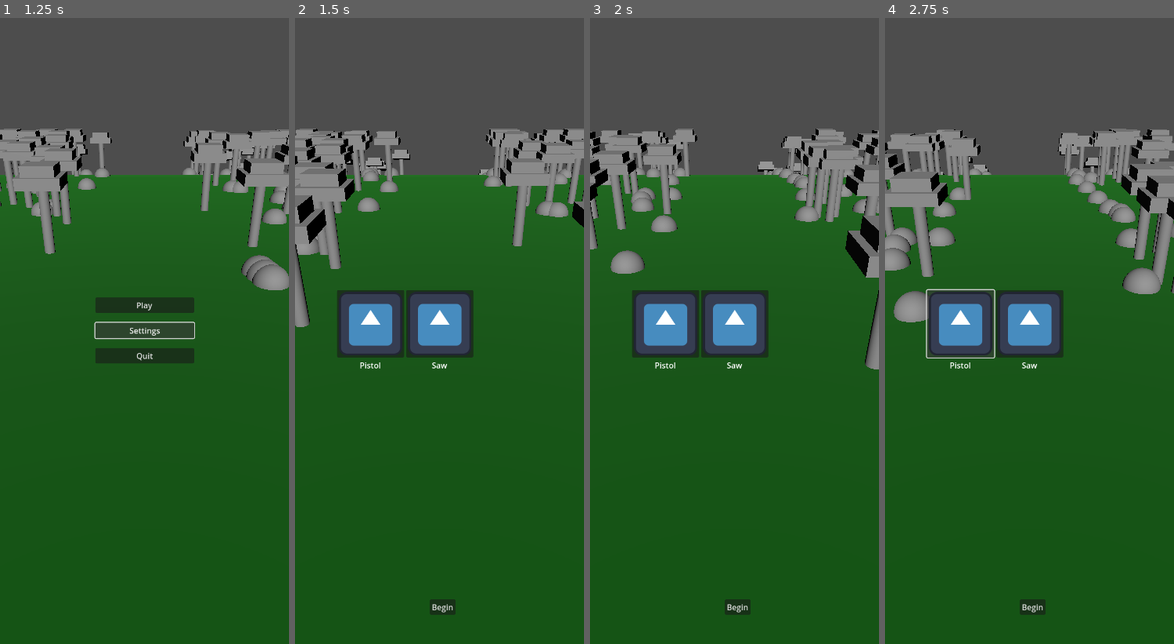
Above: before the commit, frames 1-4 (left to right).
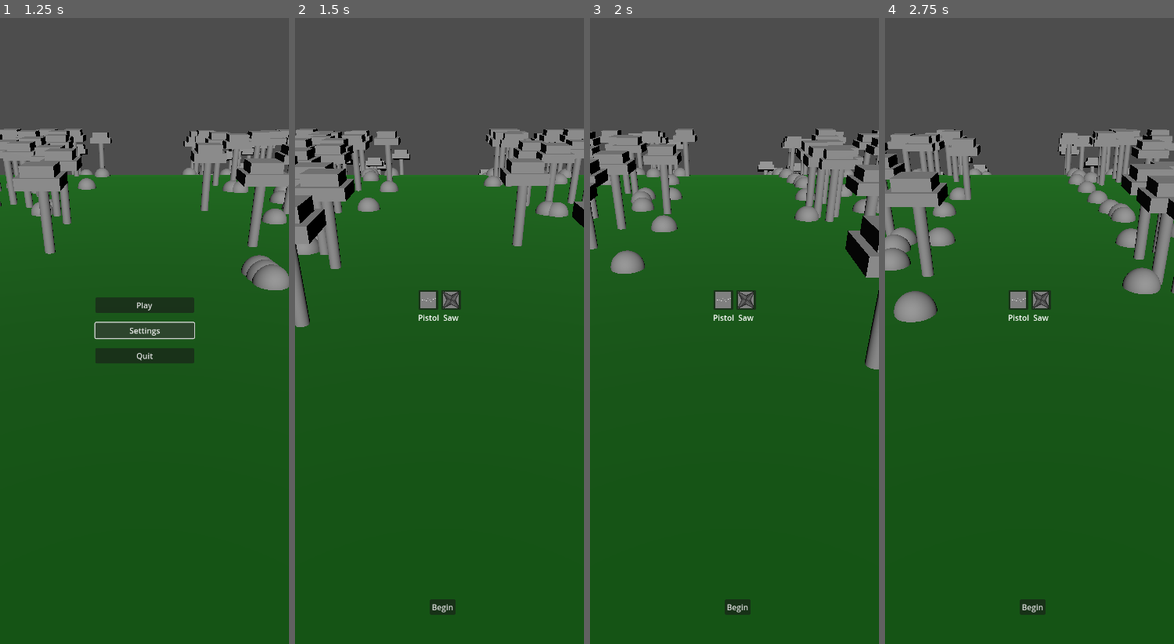
Above: after the commit, the same moments.

Repository: danbolleboom/GodotMobileGame
Game: Godot game, scene res://Scenes/world.tscn
The game is run twice, just before and just after one commit, with the same random seed, the same clock (stepped at 60 frames per second) and the same inputs. The engine's default icon, where the game draws it, is replaced by a stand-in: a white triangle on a blue panel in a dark square.
Inputs (mouse positions are in pixels of both pictures, inside the frame that each line leads up to):
- Up to frame 1 (1.25 s): click "Settings" at 0.5 s
- Up to frame 2 (1.5 s): click "Play" at 1.25 s
- Up to frame 3 (2 s): no input
- Up to frame 4 (2.75 s): click (960, 324) at 2.02 s

Frame 1 is identical in both runs. In frame 2, 5.0% of the frame differs, in the area x 14-62%, y 43-57%; in frame 3, 5.0%; in frame 4, 5.0%.

Commit message:
Start on multiple attack selection

Diff:
--- a/Scenes/PlayerAttacks/attack_saw.tscn
+++ b/Scenes/PlayerAttacks/attack_saw.tscn
@@ -1,7 +1,8 @@
-[gd_scene load_steps=3 format=3 uid="uid://bru6ypwq6100l"]
+[gd_scene load_steps=4 format=3 uid="uid://bru6ypwq6100l"]
 
 [ext_resource type="PackedScene" uid="uid://det6gdmhaeelx" path="res://Scenes/PlayerAttacks/basic_attack.tscn" id="1_ace5x"]
 [ext_resource type="PackedScene" uid="uid://b1uq22gqmefgi" path="res://Scenes/PlayerProjectiles/projectile_saw.tscn" id="2_vntjo"]
+[ext_resource type="Texture2D" uid="uid://janddwk7ro" path="res://Images/ability_Boomerang.png" id="3_0hg2k"]
 
 [node name="AttackSaw" instance=ExtResource("1_ace5x")]
 startCooldown = 1.0
@@ -10,3 +11,4 @@
 [node name="AttackData" parent="." index="0"]
 attackName = "Saw"
 attackDescription = "Shoots piercing saw blades"
+sprite = ExtResource("3_0hg2k")
--- a/Scenes/PlayerAttacks/basic_attack.tscn
+++ b/Scenes/PlayerAttacks/basic_attack.tscn
@@ -1,8 +1,9 @@
-[gd_scene load_steps=4 format=3 uid="uid://det6gdmhaeelx"]
+[gd_scene load_steps=5 format=3 uid="uid://det6gdmhaeelx"]
 
 [ext_resource type="Script" uid="uid://1cu5bi8y6av6" path="res://Scripts/attack_controller.gd" id="1_6oduf"]
 [ext_resource type="PackedScene" uid="uid://c5ueclcie2is4" path="res://Scenes/PlayerProjectiles/projectile.tscn" id="2_8tbbm"]
 [ext_resource type="Script" uid="uid://s08txm54fkuk" path="res://Scripts/PlayerAttacks/player_attack_data.gd" id="3_8tbbm"]
+[ext_resource type="Texture2D" uid="uid://lorlxecw77bt" path="res://Images/ability_Minigun.png" id="4_t62br"]
 
 [node name="BasicAttack" type="Node3D"]
 script = ExtResource("1_6oduf")
@@ -13,3 +14,4 @@
 script = ExtResource("3_8tbbm")
 attackName = "Pistol"
 attackDescription = "Shoots weak projectiles"
+sprite = ExtResource("4_t62br")
--- a/Scenes/UI/attack_button.tscn
+++ b/Scenes/UI/attack_button.tscn
@@ -1,7 +1,7 @@
 [gd_scene load_steps=3 format=3 uid="uid://02yu3ceg1413"]
 
 [ext_resource type="Script" uid="uid://dnye4x74jp1kp" path="res://Scripts/UI/attack_button.gd" id="1_pxwcf"]
-[ext_resource type="Texture2D" uid="uid://nq4fr5v5s2fy" path="res://icon.svg" id="2_4nyev"]
+[ext_resource type="Texture2D" uid="uid://bfftuj6dfqlve" path="res://Images/ability_Shotgun.png" id="2_4nyev"]
 
 [node name="AttackButton" type="VBoxContainer"]
 offset_right = 136.0
@@ -11,7 +11,7 @@
 
 [node name="Button" type="Button" parent="."]
 layout_mode = 2
-size_flags_vertical = 3
+size_flags_horizontal = 4
 icon = ExtResource("2_4nyev")
 
 [node name="NameText" type="Label" parent="."]
--- /dev/null
+++ b/Scenes/UI/main_menu.tscn
@@ -0,0 +1,39 @@
+[gd_scene load_steps=2 format=3 uid="uid://ccc8b2c7qf8uc"]
+
+[ext_resource type="Script" uid="uid://ck70o60e7cvpw" path="res://Scripts/UI/ui_manager.gd" id="1_nphyr"]
+
+[node name="MainMenu" type="Control"]
+layout_mode = 3
+anchors_preset = 15
+anchor_right = 1.0
+anchor_bottom = 1.0
+grow_horizontal = 2
+grow_vertical = 2
+script = ExtResource("1_nphyr")
+
+[node name="Buttons" type="VBoxContainer" parent="."]
+layout_mode = 1
+anchors_preset = 8
+anchor_left = 0.5
+anchor_top = 0.5
+anchor_right = 0.5
+anchor_bottom = 0.5
+offset_left = -100.0
+offset_top = -66.5
+offset_right = 100.0
+offset_bottom = 66.5
+grow_horizontal = 2
+grow_vertical = 2
+theme_override_constants/separation = 20
+
+[node name="Play" type="Button" parent="Buttons"]
+layout_mode = 2
+text = "Play"
+
+[node name="Settings" type="Button" parent="Buttons"]
+layout_mode = 2
+text = "Settings"
+
+[node name="Quit" type="Button" parent="Buttons"]
+layout_mode = 2
+text = "Quit"
--- a/Scenes/UI/ui_manager.tscn
+++ b/Scenes/UI/ui_manager.tscn
@@ -1,9 +1,10 @@
-[gd_scene load_steps=10 format=3 uid="uid://cn4bf5orw4u3"]
+[gd_scene load_steps=11 format=3 uid="uid://cn4bf5orw4u3"]
 
 [ext_resource type="Script" uid="uid://ck70o60e7cvpw" path="res://Scripts/UI/ui_manager.gd" id="1_x5yhv"]
 [ext_resource type="Script" uid="uid://bce6bd5bd3xmj" path="res://Scripts/UI/game_ui.gd" id="2_huwks"]
 [ext_resource type="Script" uid="uid://du7qimrr3ndp2" path="res://Scripts/UI/attack_select_ui.gd" id="3_1bij0"]
 [ext_resource type="PackedScene" uid="uid://02yu3ceg1413" path="res://Scenes/UI/attack_button.tscn" id="4_88ycu"]
+[ext_resource type="Texture2D" uid="uid://bfftuj6dfqlve" path="res://Images/ability_Shotgun.png" id="5_04kky"]
 
 [sub_resource type="StyleBoxFlat" id="StyleBoxFlat_huwks"]
 bg_color = Color(0, 0, 0, 1)
@@ -151,7 +152,7 @@
 text = "Score: 69420"
 label_settings = SubResource("LabelSettings_1bij0")
 
-[node name="AttackSelectUI" type="Control" parent="."]
+[node name="AttackSelectUI" type="Control" parent="." node_paths=PackedStringArray("slots")]
 layout_mode = 3
 anchors_preset = 15
 anchor_right = 1.0
@@ -159,6 +160,7 @@
 grow_horizontal = 2
 grow_vertical = 2
 script = ExtResource("3_1bij0")
+slots = [NodePath("SlotSelection/HBoxContainer/Slot1"), NodePath("SlotSelection/HBoxContainer/Slot2"), NodePath("SlotSelection/HBoxContainer/Slot3")]
 attackButtonTscn = ExtResource("4_88ycu")
 
 [node name="StartButton" type="Button" parent="AttackSelectUI"]
@@ -190,9 +192,48 @@
 offset_bottom = 81.5
 grow_horizontal = 2
 grow_vertical = 2
+alignment = 1
+
+[node name="SlotSelection" type="ColorRect" parent="AttackSelectUI"]
+layout_mode = 1
+anchors_preset = 15
+anchor_right = 1.0
+anchor_bottom = 1.0
+grow_horizontal = 2
+grow_vertical = 2
+color = Color(0, 0, 0, 0.29411766)
+
+[node name="HBoxContainer" type="HBoxContainer" parent="AttackSelectUI/SlotSelection"]
+layout_mode = 1
+anchors_preset = 7
+anchor_left = 0.5
+anchor_top = 1.0
+anchor_right = 0.5
+anchor_bottom = 1.0
+offset_left = -20.0
+offset_top = -151.80005
+offset_right = 20.0
+offset_bottom = -111.80005
+grow_horizontal = 2
+grow_vertical = 0
+
+[node name="Slot1" type="Button" parent="AttackSelectUI/SlotSelection/HBoxContainer"]
+layout_mode = 2
+icon = ExtResource("5_04kky")
+
+[node name="Slot2" type="Button" parent="AttackSelectUI/SlotSelection/HBoxContainer"]
+layout_mode = 2
+icon = ExtResource("5_04kky")
+
+[node name="Slot3" type="Button" parent="AttackSelectUI/SlotSelection/HBoxContainer"]
+layout_mode = 2
+icon = ExtResource("5_04kky")
 
 [connection signal="button_up" from="MainMenu/Buttons/Play" to="." method="_on_play_button_up"]
 [connection signal="button_up" from="MainMenu/Buttons/Quit" to="." method="_on_quit_button_up"]
 [connection signal="button_up" from="GameOver/Buttons/Retry" to="." method="_on_retry_button_up"]
 [connection signal="button_up" from="GameOver/Buttons/ToMenu" to="." method="_on_to_menu_button_up"]
 [connection signal="button_up" from="AttackSelectUI/StartButton" to="." method="_on_start_button_button_up"]
+[connection signal="button_up" from="AttackSelectUI/SlotSelection/HBoxContainer/Slot1" to="AttackSelectUI" method="_on_slot_1_button_up"]
+[connection signal="button_up" from="AttackSelectUI/SlotSelection/HBoxContainer/Slot2" to="AttackSelectUI" method="_on_slot_2_button_up"]
+[connection signal="button_up" from="AttackSelectUI/SlotSelection/HBoxContainer/Slot3" to="AttackSelectUI" method="_on_slot_3_button_up"]
--- /dev/null
+++ b/Scenes/enemy.tscn
@@ -0,0 +1,26 @@
+[gd_scene load_steps=6 format=3 uid="uid://dn156mpsw10tp"]
+
+[ext_resource type="PackedScene" uid="uid://p5d6b0d2m6uc" path="res://Scenes/path_entity.tscn" id="1_hghv2"]
+[ext_resource type="Script" uid="uid://cil43cfb7o2r5" path="res://Scripts/enemy_data.gd" id="2_1f0kj"]
+[ext_resource type="Material" uid="uid://do8xb3721d3iv" path="res://Materials/enemy_material.tres" id="2_afpow"]
+[ext_resource type="PackedScene" uid="uid://jwwee3w0m3dw" path="res://Scenes/OneShotEffects/os_enemy_death.tscn" id="4_287tu"]
+
+[sub_resource type="PrismMesh" id="PrismMesh_1f0kj"]
+
+[node name="Enemy" instance=ExtResource("1_hghv2")]
+collision_layer = 4
+collision_mask = 3
+speedMultiplier = 0.0
+yOffset = 1.0
+
+[node name="MeshInstance3D" parent="." index="0"]
+mesh = SubResource("PrismMesh_1f0kj")
+surface_material_override/0 = ExtResource("2_afpow")
+
+[node name="EnemyData" type="Node" parent="." index="2"]
+script = ExtResource("2_1f0kj")
+maxHealth = 10.0
+deathParticles = ExtResource("4_287tu")
+contactDamage = 25.0
+
+[connection signal="area_entered" from="." to="EnemyData" method="_on_enemy_area_entered"]
--- /dev/null
+++ b/Scenes/projectile.tscn
@@ -0,0 +1,33 @@
+[gd_scene load_steps=7 format=3 uid="uid://eet7eu5aqjk"]
+
+[ext_resource type="Script" uid="uid://d367v2i1yc01m" path="res://Scripts/projectile.gd" id="1_f8cdk"]
+[ext_resource type="Script" uid="uid://dyks6k5kyuxju" path="res://Scripts/projectile_data.gd" id="2_yr2qt"]
+[ext_resource type="PackedScene" uid="uid://b3w6gehfdtdjy" path="res://Scenes/OneShotEffects/os_projectile_hit.tscn" id="3_d4467"]
+[ext_resource type="Material" uid="uid://bwf07m2sgvlqi" path="res://Materials/bullet_material.tres" id="3_tl4hk"]
+
+[sub_resource type="SphereMesh" id="SphereMesh_f8cdk"]
+
+[sub_resource type="SphereShape3D" id="SphereShape3D_f8cdk"]
+
+[node name="Projectile" type="Area3D"]
+transform = Transform3D(0.2, 0, 0, 0, 0.2, 0, 0, 0, 0.2, 0, 0, 0)
+collision_layer = 2
+collision_mask = 12
+script = ExtResource("1_f8cdk")
+positionBounds = -80.0
+
+[node name="ProjectileData" type="Node" parent="."]
+script = ExtResource("2_yr2qt")
+damage = 5
+pierce = 3
+speed = 15.0
+enemyDamageParticles = ExtResource("3_d4467")
+
+[node name="MeshInstance3D" type="MeshInstance3D" parent="."]
+mesh = SubResource("SphereMesh_f8cdk")
+surface_material_override/0 = ExtResource("3_tl4hk")
+
+[node name="CollisionShape3D" type="CollisionShape3D" parent="."]
+shape = SubResource("SphereShape3D_f8cdk")
+
+[connection signal="area_entered" from="." to="ProjectileData" method="_on_projectile_area_entered"]
--- a/Scripts/Globals/constants.gd
+++ b/Scripts/Globals/constants.gd
@@ -9,7 +9,9 @@
 var gameDirector: Node;
 var uiManager: Node;
 var player: Node;
-var selectedAttack: PackedScene = null;
+var selectedAttack1: PackedScene = null;
+var selectedAttack2: PackedScene = null;
+var selectedAttack3: PackedScene = null;
 
 func LoadScenesInFile(path: String) -> Array[PackedScene]:
 	var array: Array[PackedScene];
--- a/Scripts/PlayerAttacks/player_attack_data.gd
+++ b/Scripts/PlayerAttacks/player_attack_data.gd
@@ -2,3 +2,4 @@
 
 @export var attackName: String;
 @export var attackDescription: String;
+@export var sprite: CompressedTexture2D;
--- a/Scripts/UI/attack_button.gd
+++ b/Scripts/UI/attack_button.gd
@@ -16,4 +16,5 @@
 
 
 func _on_button_button_up() -> void:
-	Constants.selectedAttack = attackTscn;
+	#Constants.selectedAttack = attackTscn;
+	get_parent().get_parent().StartSelection(attackTscn);
--- a/Scripts/UI/attack_select_ui.gd
+++ b/Scripts/UI/attack_select_ui.gd
@@ -1,13 +1,18 @@
 extends Control
 
 var attacks: Array[Node];
-@onready var attacksContainer: BoxContainer = $Attacks
+@onready var attacksContainer: BoxContainer = $Attacks;
+@onready var slotSelection: ColorRect = $SlotSelection;
+@export var slots: Array[Button];
 
 @export var attackButtonTscn: PackedScene;
+
+var currentSelection: PackedScene = null;
 
 # Called when the node enters the scene tree for the first time.
 func _ready() -> void:
 	var packedAttacks = Constants.LoadScenesInFile("Scenes/PlayerAttacks");
+	slotSelection.hide();
 
 	for attack in packedAttacks:
 		var attackLoaded = load(attack.resource_path).instantiate();
@@ -16,7 +21,9 @@
 		var button = attackButtonTscn.instantiate();
 		button.SetAttack(attack);
 
-		print("Attack: " + data.attackName + "\n - " + data.attackDescription);
+		var buttonObject = button.get_child(0);
+		buttonObject.icon = data.sprite;
+
 		attacks.append(attackLoaded);
 
 		attacksContainer.add_child(button);
@@ -25,3 +32,33 @@
 # Called every frame. 'delta' is the elapsed time since the previous frame.
 func _process(delta: float) -> void:
 	pass
+
+func StartSelection(_attack: PackedScene) -> void:
+	slotSelection.show();
+	currentSelection = _attack;
+
+
+func _on_slot_1_button_up() -> void:
+	Constants.selectedAttack1 = currentSelection;
+	UpdateSelectedAttack(0);
+	slotSelection.hide();
+
+
+func _on_slot_2_button_up() -> void:
+	Constants.selectedAttack2 = currentSelection;
+	UpdateSelectedAttack(1);
+	slotSelection.hide();
+
+
+func _on_slot_3_button_up() -> void:
+	Constants.selectedAttack3 = currentSelection;
+	UpdateSelectedAttack(2);
+	slotSelection.hide();
+
+func UpdateSelectedAttack(_index: int) -> void:
+	var slot = slots[_index];
+	if currentSelection == null:
+		slot.icon = null;
+	else:
+		var attackTemp = load(currentSelection.resource_path).instantiate();
+		slot.icon = attackTemp.get_node("AttackData").sprite;
--- a/Scripts/player_movement.gd
+++ b/Scripts/player_movement.gd
@@ -17,7 +17,7 @@
 func _ready() -> void:
 	position = startPosition;
 	Constants.player = self;
-	add_child(Constants.selectedAttack.instantiate());
+	add_child(Constants.selectedAttack1.instantiate());
 
 func GetHealthRatio() -> float:
 	return playerData.currentHealth as float / playerData.maxHealth;
Binary file added: Images/ability_Boomerang.png
Not shown, added: Images/ability_Boomerang.png.import
Binary file added: Images/ability_Minigun.png
Not shown, added: Images/ability_Minigun.png.import
Binary file added: Images/ability_Shotgun.png
Not shown, added: Images/ability_Shotgun.png.import
